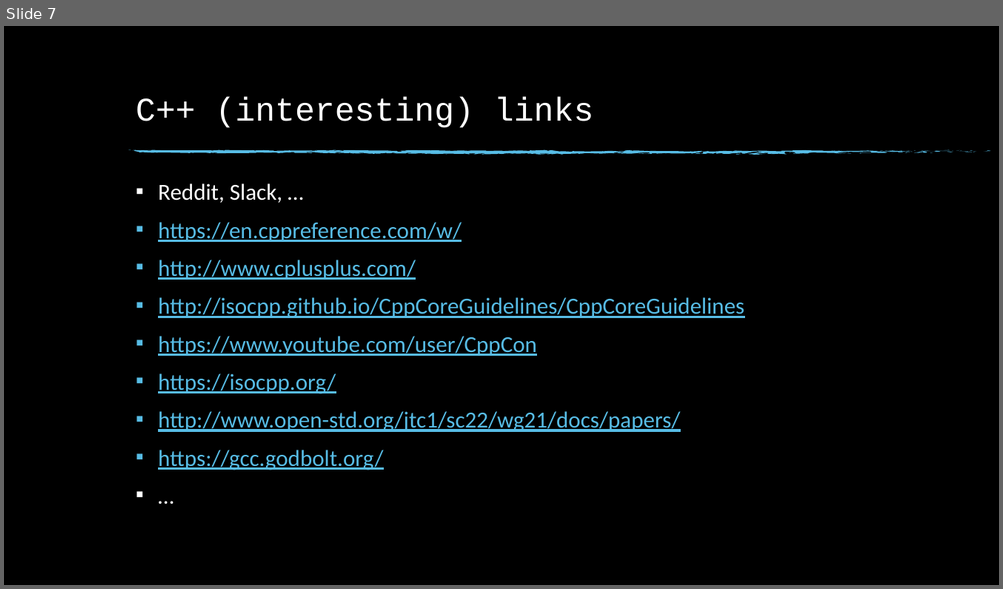
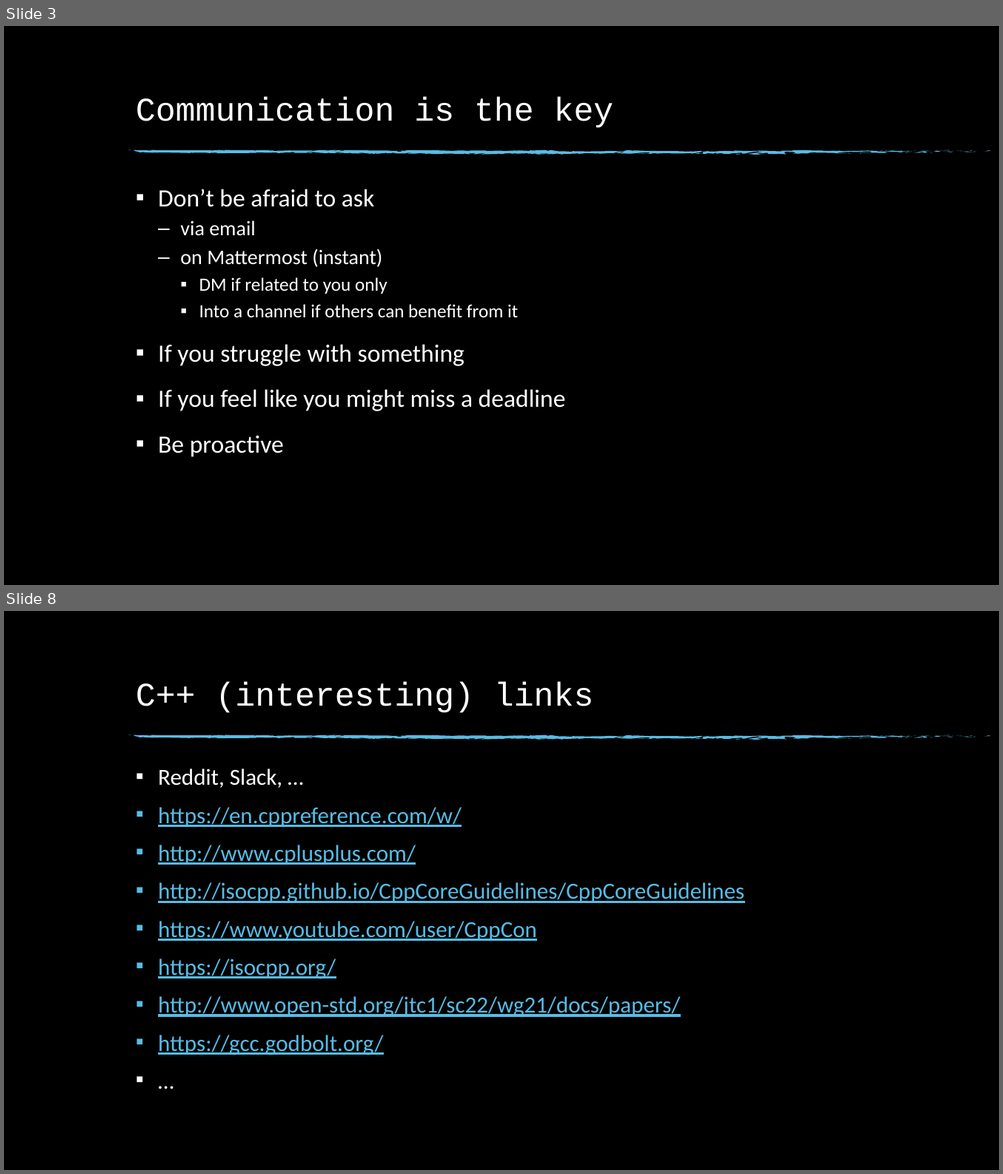
Before and after one commit to fan1x/fan1x.github.io, a slide deck: data/2021-22/cpp/ex01.pptx. Shown one above the other, each under a label of ours: slide 7 before the commit, slides 3 and 8 after it; the slides between them are not shown. The pictures are 1003x589 and 1003x1174 pixels, drawn with LibreOffice and Linux fonts; fonts in the diff are those of the drawing; background and template pictures are left out. Boxes give left, top, right and bottom in pixels: in the first picture for what was removed or moved away, otherwise in the second. Text is boxed around its words. In the diff, an @@ line names an element or a change of style, - is before the commit and + after.

```diff
--- a/data/2021-22/cpp/ex01.pptx
+++ b/data/2021-22/cpp/ex01.pptx
@@ slide 3 added at (4, 26, 999, 585), background picture (left out); not listed: 74 template elements that a slide beside it also shows @@
@@ title added at (136, 97, 614, 128), 32 pt, text #FFFFFF @@
+Communication is the key
@@ text added at (158, 189, 566, 457), 24 pt, text #FFFFFF @@
+▪ Don’t be afraid to ask
+  – via email
+  – on Mattermost (instant)
+    ▪ DM if related to you only
+    ▪ Into a channel if others can benefit from it
+▪ If you struggle with something
+▪ If you feel like you might miss a deadline
+▪ Be proactive
@@ what was slide 7 is now slide 8 @@
```
Also in this commit, not shown: 8 slides changed, 1 other file.
